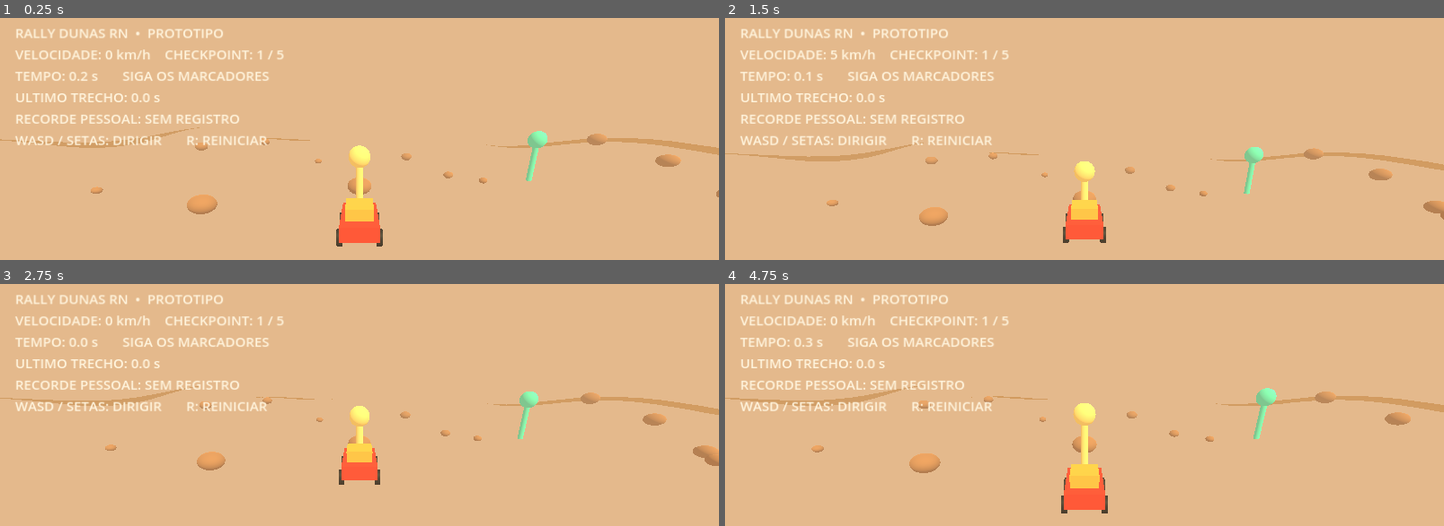
Above: before the commit, frames 1-4 (two rows, left to right).
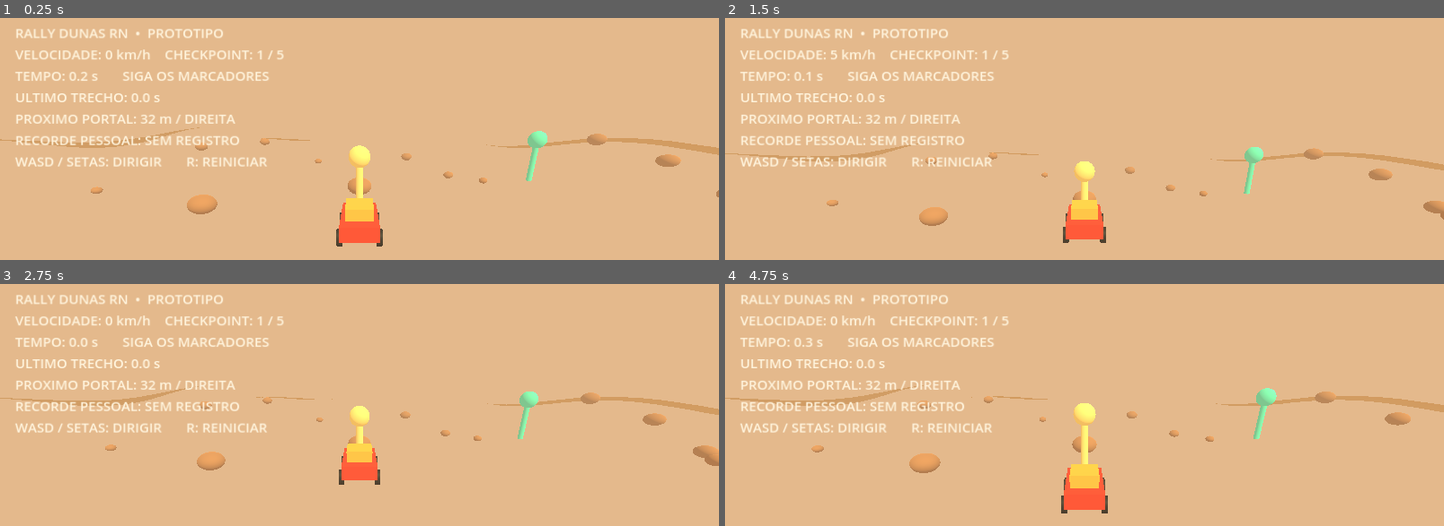
Above: after the commit, the same moments.

Repository: juniordev830/rally-dunas-rn
Game: Godot game, scene res://scenes/main.tscn
Two runs of this game, one before a commit and one after it. Both use one fixed random seed, a clock stepped at 60 frames per second and the inputs below.
Inputs:
- Up to frame 1 (0.25 s): no input
- Up to frame 2 (1.5 s): hold D 0.53-1.28 s; hold R 0.53-1.28 s; tap Enter at 1.25 s; hold S from 1.28 s (still down); tap R at 1.35 s
- Up to frame 3 (2.75 s): release S at 2.03 s; hold D from 2.03 s (still down); hold R from 2.03 s (still down)
- Up to frame 4 (4.75 s): tap Space at 2.75 s; release D at 2.78 s; release R at 2.78 s; hold W 2.78-3.53 s; tap R at 2.85, 4.35 s; hold R 3.53-4.28 s; hold A from 3.53 s (still down); tap Enter at 4.25 s

The runs differ from the first frame. In frame 1, 1.9% of the frame differs, in the area x 2-38%, y 40-62%; in frame 2, 1.8%; in frame 3, 1.9%; in frame 4, 1.9%.

Commit message:
feat(rally): add checkpoint compass and record feedback (scripts/rally.gd)

Diff:
--- a/scripts/rally.gd
+++ b/scripts/rally.gd
@@ -14,6 +14,7 @@
 var last_split := 0.0
 var medal := ""
 var best_time := -1.0
+var new_record := false
 var next_checkpoint := 0
 var finished := false
 var checkpoints := [
@@ -164,6 +165,7 @@
 				finished = true
 				medal = Rules.medal_for_time(elapsed)
 				if Rules.beats_record(elapsed, best_time):
+					new_record = true
 					best_time = elapsed
 					_save_best_time()
 	_refresh_hud()
@@ -178,10 +180,20 @@
 		return
 	var checkpoint_text := "CONCLUIDO" if finished else "%d / %d" % [next_checkpoint + 1, checkpoints.size()]
 	var message := "RALLY FINALIZADO! R: REINICIAR" if finished else "SIGA OS MARCADORES"
+	if finished and new_record:
+		message = "NOVO RECORDE PESSOAL! R: REINICIAR"
 	var split_text := "MEDALHA: %s" % medal if finished else "ULTIMO TRECHO: %.1f s" % last_split
 	var record_text := "%.1f s" % best_time if Rules.valid_record_time(best_time) else "SEM REGISTRO"
-	hud.text = "RALLY DUNAS RN  •  PROTOTIPO\nVELOCIDADE: %d km/h    CHECKPOINT: %s\nTEMPO: %.1f s       %s\n%s\nRECORDE PESSOAL: %s\nWASD / SETAS: DIRIGIR       R: REINICIAR" % [
-		Rules.speed_kmh(car.speed), checkpoint_text, elapsed, message, split_text, record_text
+	var guide := "TODOS OS CHECKPOINTS CONCLUIDOS"
+	if not finished:
+		var spot: Vector2 = checkpoints[next_checkpoint]
+		var current := Vector2(car.global_position.x, car.global_position.z)
+		var to_target: Vector2 = spot - current
+		var facing := -car.global_transform.basis.z
+		var forward := Vector2(facing.x, facing.z)
+		guide = "PROXIMO PORTAL: %.0f m / %s" % [to_target.length(), Rules.checkpoint_direction(forward, to_target)]
+	hud.text = "RALLY DUNAS RN  •  PROTOTIPO\nVELOCIDADE: %d km/h    CHECKPOINT: %s\nTEMPO: %.1f s       %s\n%s\n%s\nRECORDE PESSOAL: %s\nWASD / SETAS: DIRIGIR       R: REINICIAR" % [
+		Rules.speed_kmh(car.speed), checkpoint_text, elapsed, message, split_text, guide, record_text
 	]
 
 func _load_best_time() -> void:
